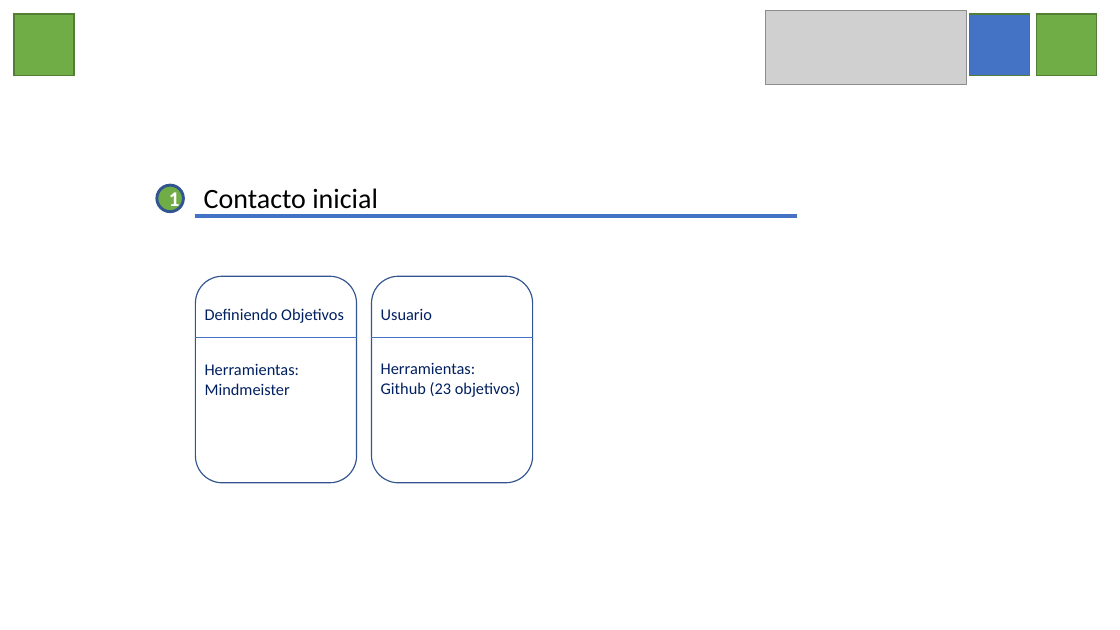
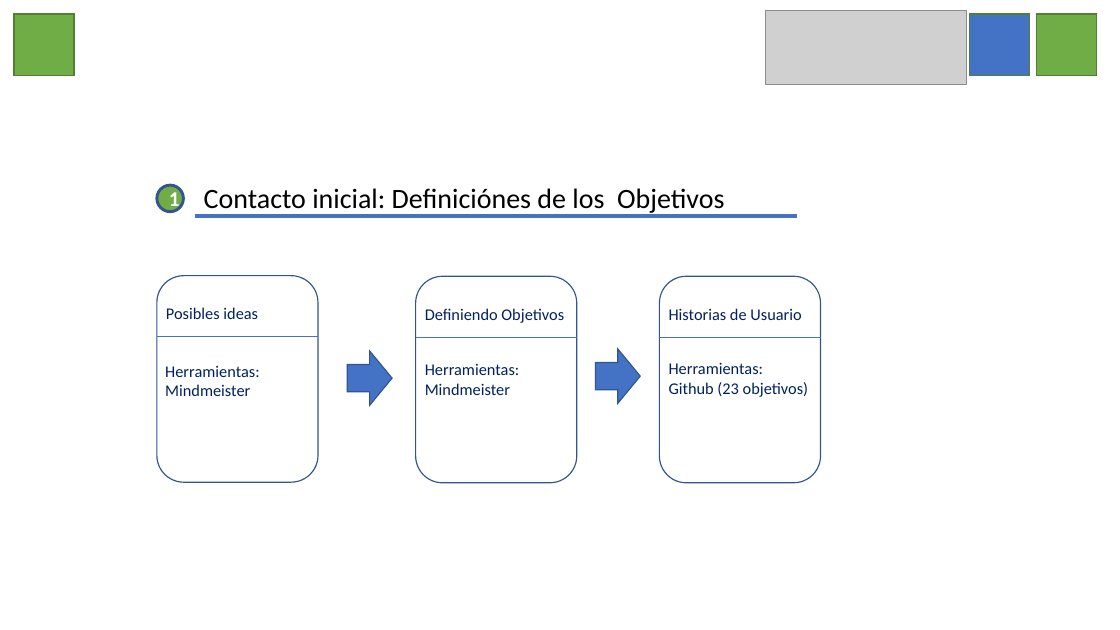
Before and after one commit to clebercmb/cachureros-front, a slide deck: slide 3 of Web Cachurero.pptx. Drawn at 1120x630 pixels with LibreOffice and Linux fonts; fonts in the diff are those of the drawing; grey boxes stand for pictures. Boxes give left, top, right and bottom in pixels: in the first picture for what was removed or moved away, otherwise in the second. Text is boxed around its words. In the diff, an @@ line names an element or a change of style, - is before the commit and + after.

Commit message:
Final presentation update

```diff
--- a/Web Cachurero.pptx
+++ b/Web Cachurero.pptx
@@ text at [204,188,724,215]: text changed @@
-Contacto inicial
+Contacto inicial: Definiciónes de los Objetivos
@@ rounded rectangle added at [157,276,318,482], outline #325491 1 pt @@
@@ text added at [166,307,258,319], 14 pt, text #002060 @@
+Posibles ideas
@@ text "Definiendo Objetivos": place and size @@
-text "Definiendo Objetivos" at [205,308,344,323]
+text "Definiendo Objetivos" at [425,308,564,323]
@@ text at [669,308,801,320]: text changed @@
-Usuario
+Historias de Usuario
@@ line added from (157, 337) to (318, 337), #4472C4 0.5 pt @@
@@ right arrow added at [347,351,392,406], fill #4472C4, outline #325491 1 pt @@
@@ 1 text, 1 rounded rectangle, 1 line: place and size @@
-1 text, 1 rounded rectangle, 1 line at [196,276,357,483]
+1 text, 1 rounded rectangle, 1 line at [416,276,577,483]
@@ right arrow added at [596,349,640,403], fill #4472C4, outline #325491 1 pt @@
@@ 1 text, 1 rounded rectangle, 1 line: place and size @@
-1 text, 1 rounded rectangle, 1 line at [371,276,533,483]
+1 text, 1 rounded rectangle, 1 line at [660,276,821,483]
@@ text added at [165,366,260,396], 14 pt, text #002060 @@
+Herramientas:
+Mindmeister
```
Also in this commit, not shown: 4 other slides changed, 1 slide added.
